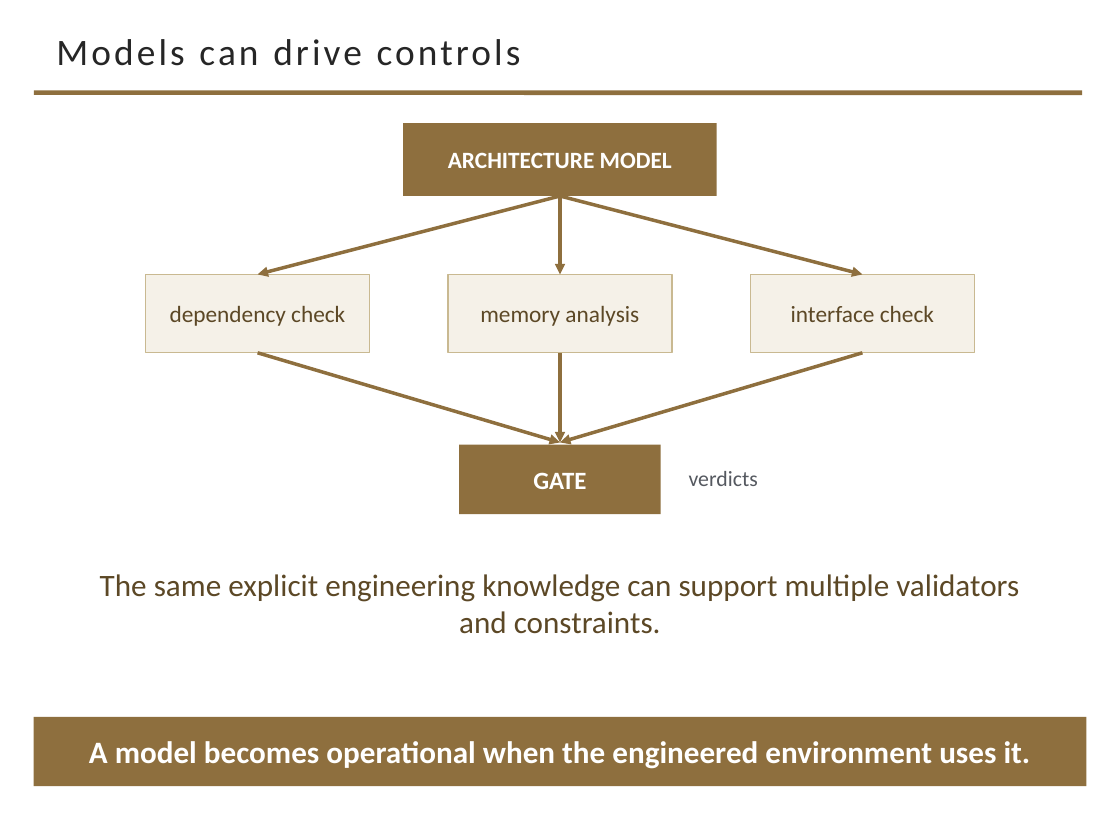
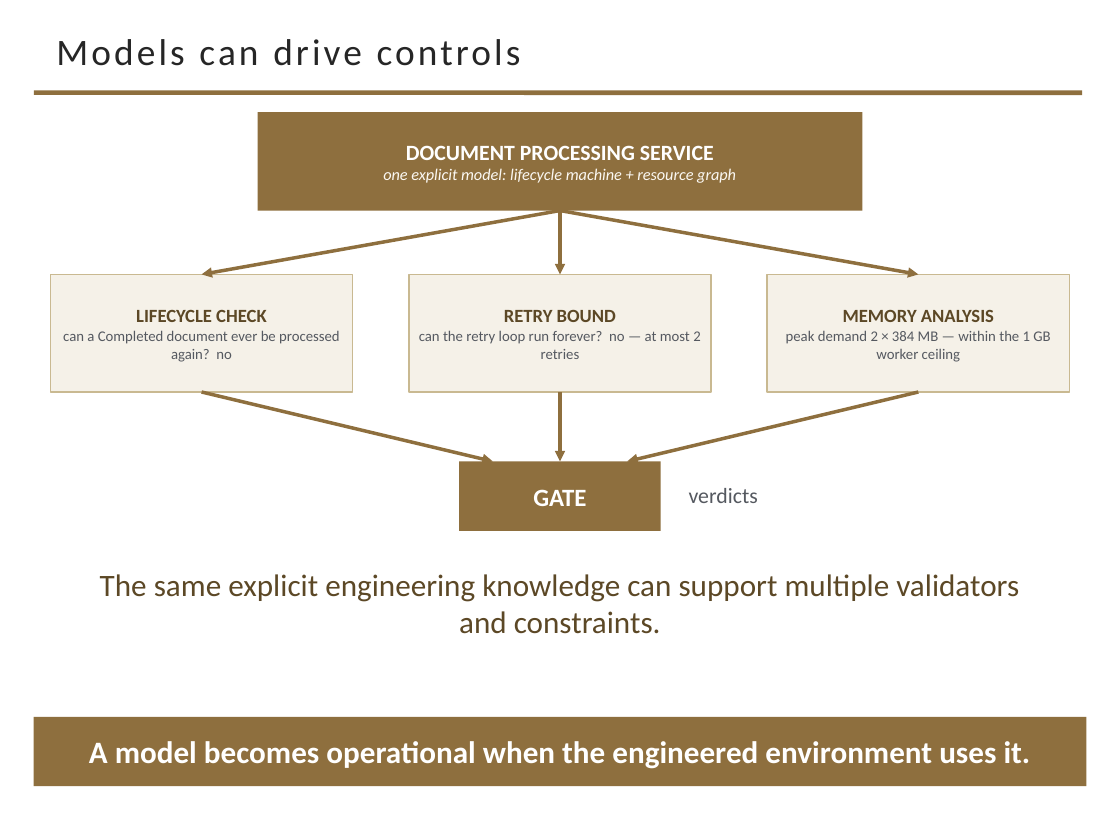
Before and after one commit to davisjam/model-based-agentic-software-engineering, a slide deck: slide 32 of course/lectures/act-2-delegation-and-control/03-alignment/2-3-Alignment.pptx. Drawn at 1120x840 pixels with LibreOffice and Linux fonts; fonts in the diff are those of the drawing; background and template pictures are left out. Boxes give left, top, right and bottom in pixels: in the first picture for what was removed or moved away, otherwise in the second. Text is boxed around its words. In the diff, an @@ line names an element or a change of style, - is before the commit and + after.

```diff
--- a/course/lectures/act-2-delegation-and-control/03-alignment/2-3-Alignment.pptx
+++ b/course/lectures/act-2-delegation-and-control/03-alignment/2-3-Alignment.pptx
@@ rectangle added at [258,112,862,211], fill #8E6F3E, 10.5 pt, text #FBF8F2, italic @@
+DOCUMENT PROCESSING SERVICE
+one explicit model: lifecycle machine + resource graph
@@ rectangle removed at [403,123,717,196] @@
-ARCHITECTURE MODEL
@@ arrow moved from (560, 196) - (258, 274) to (560, 211) - (202, 274) @@
@@ arrow moved from (560, 196) - (560, 274) to (560, 211) - (560, 274) @@
@@ arrow moved from (560, 196) - (862, 274) to (560, 211) - (918, 274) @@
@@ rectangle added at [50,274,353,392], fill #F5F1E8, outline #C9B991 1 pt, 9.5 pt, text #555960 @@
+LIFECYCLE CHECK
+can a Completed document ever be processed again? no
@@ rectangle removed at [146,274,370,353] @@
-dependency check
@@ rectangle added at [409,274,711,392], fill #F5F1E8, outline #C9B991 1 pt, 9.5 pt, text #555960 @@
+RETRY BOUND
+can the retry loop run forever? no — at most 2 retries
@@ rectangle removed at [448,274,672,353] @@
-memory analysis
@@ rectangle removed at [750,274,974,353] @@
-interface check
@@ rectangle added at [767,274,1070,392], fill #F5F1E8, outline #C9B991 1 pt, 9.5 pt, text #555960 @@
+MEMORY ANALYSIS
+peak demand 2 × 384 MB — within the 1 GB worker ceiling
@@ arrow moved from (258, 353) - (560, 442) to (202, 392) - (493, 461) @@
@@ arrow moved from (560, 353) - (560, 442) to (560, 392) - (560, 461) @@
@@ arrow moved from (862, 353) - (560, 442) to (918, 392) - (627, 461) @@
@@ rectangle "GATE": place and size @@
-rectangle "GATE" at [459,445,661,514]
+rectangle "GATE" at [459,461,661,531]
@@ text "verdicts": place and size @@
-text "verdicts" at [689,471,758,486]
+text "verdicts" at [689,488,758,503]
```
